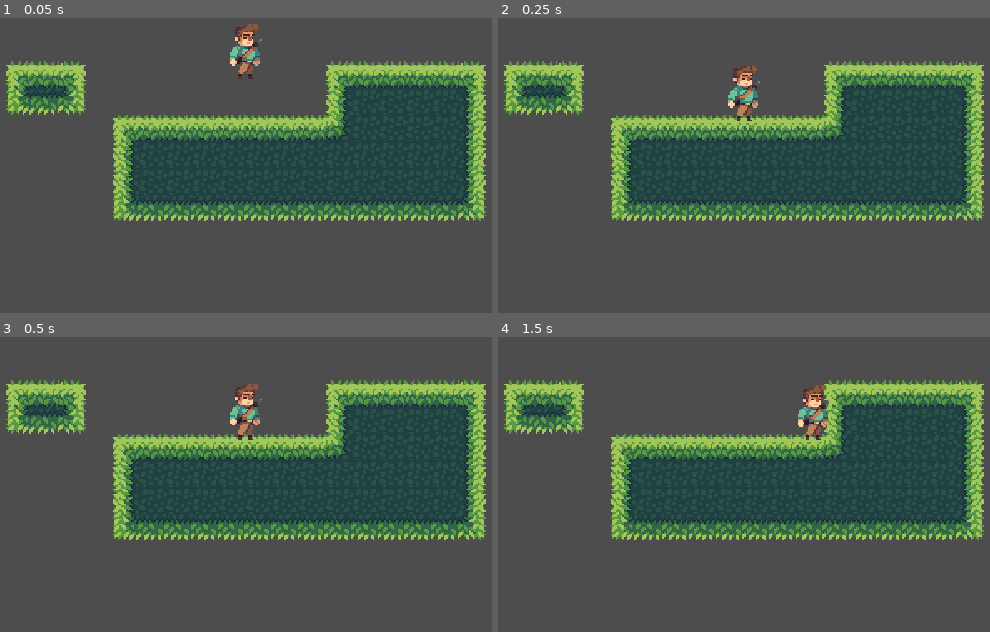
Above: before the commit, frames 1-4 (two rows, left to right).
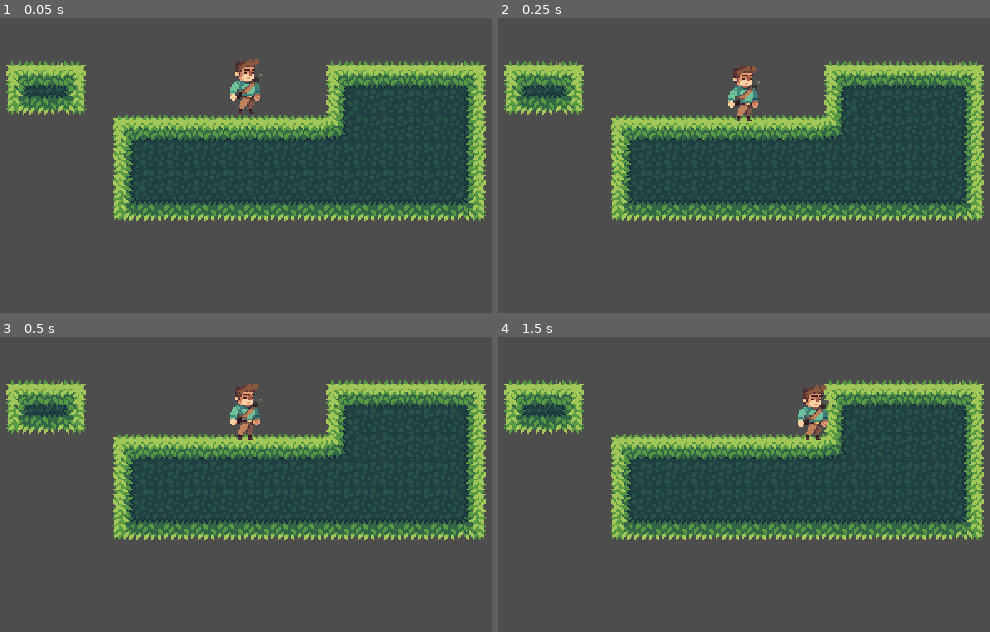
Above: after the commit, the same moments.

Repository: shofiq0023/godot-relic-collector
Game: Godot game, scene res://Scenes/Main.tscn
The game is run twice, just before and just after one commit, with the same random seed, the same clock (stepped at 60 frames per second) and the same inputs.
Inputs:
- Up to frame 1 (0.05 s): no input
- Up to frame 2 (0.25 s): no input
- Up to frame 3 (0.5 s): no input
- Up to frame 4 (1.5 s): tap Enter at 0.5 s; hold Right (move_right) from 0.53 s (still down); tap Space (jump) at 0.77 s

The runs differ from the first frame. In frame 1, 1.2% of the frame differs, in the area x 46-54%, y 2-33%; in frame 2, nothing differs; in frame 3, nothing differs; in frame 4, nothing differs.

Commit message:
extracted player to its own scene

Diff:
--- a/Resources/TileMap/jungle-tile-map.tres
+++ b/Resources/TileMap/jungle-tile-map.tres
@@ -1,6 +1,6 @@
 [gd_resource type="TileSet" load_steps=3 format=3 uid="uid://dorjy1t4jrwge"]
 
-[ext_resource type="Texture2D" uid="uid://d03pholuvmcss" path="res://Assets/Tileset/jungle-tileset.png" id="1_qliq6"]
+[ext_resource type="Texture2D" uid="uid://d03pholuvmcss" path="res://assets/Tileset/jungle-tileset.png" id="1_qliq6"]
 
 [sub_resource type="TileSetAtlasSource" id="TileSetAtlasSource_5llk3"]
 texture = ExtResource("1_qliq6")
--- a/Scenes/Main.tscn
+++ b/Scenes/Main.tscn
@@ -1,104 +1,7 @@
-[gd_scene load_steps=18 format=3 uid="uid://bgtvo2sqi7obp"]
+[gd_scene load_steps=3 format=3 uid="uid://bgtvo2sqi7obp"]
 
 [ext_resource type="TileSet" uid="uid://dorjy1t4jrwge" path="res://Resources/TileMap/jungle-tile-map.tres" id="1_yymb5"]
-[ext_resource type="Script" path="res://Scripts/Player.gd" id="2_hyrn6"]
-[ext_resource type="Texture2D" uid="uid://cmljc0088ivbg" path="res://Assets/Player/idle.png" id="2_p61rq"]
-
-[sub_resource type="AtlasTexture" id="AtlasTexture_okdm5"]
-atlas = ExtResource("2_p61rq")
-region = Rect2(0, 0, 19, 34)
-
-[sub_resource type="AtlasTexture" id="AtlasTexture_5ttue"]
-atlas = ExtResource("2_p61rq")
-region = Rect2(19, 0, 19, 34)
-
-[sub_resource type="AtlasTexture" id="AtlasTexture_d7nqg"]
-atlas = ExtResource("2_p61rq")
-region = Rect2(38, 0, 19, 34)
-
-[sub_resource type="AtlasTexture" id="AtlasTexture_cbifl"]
-atlas = ExtResource("2_p61rq")
-region = Rect2(57, 0, 19, 34)
-
-[sub_resource type="AtlasTexture" id="AtlasTexture_fhiph"]
-atlas = ExtResource("2_p61rq")
-region = Rect2(76, 0, 19, 34)
-
-[sub_resource type="AtlasTexture" id="AtlasTexture_hff8i"]
-atlas = ExtResource("2_p61rq")
-region = Rect2(95, 0, 19, 34)
-
-[sub_resource type="AtlasTexture" id="AtlasTexture_h5iso"]
-atlas = ExtResource("2_p61rq")
-region = Rect2(114, 0, 19, 34)
-
-[sub_resource type="AtlasTexture" id="AtlasTexture_3bso3"]
-atlas = ExtResource("2_p61rq")
-region = Rect2(133, 0, 19, 34)
-
-[sub_resource type="AtlasTexture" id="AtlasTexture_vcbku"]
-atlas = ExtResource("2_p61rq")
-region = Rect2(152, 0, 19, 34)
-
-[sub_resource type="AtlasTexture" id="AtlasTexture_lkwg7"]
-atlas = ExtResource("2_p61rq")
-region = Rect2(171, 0, 19, 34)
-
-[sub_resource type="AtlasTexture" id="AtlasTexture_yc131"]
-atlas = ExtResource("2_p61rq")
-region = Rect2(190, 0, 19, 34)
-
-[sub_resource type="AtlasTexture" id="AtlasTexture_gaikn"]
-atlas = ExtResource("2_p61rq")
-region = Rect2(209, 0, 19, 34)
-
-[sub_resource type="SpriteFrames" id="SpriteFrames_bu51k"]
-animations = [{
-"frames": [{
-"duration": 1.0,
-"texture": SubResource("AtlasTexture_okdm5")
-}, {
-"duration": 1.0,
-"texture": SubResource("AtlasTexture_5ttue")
-}, {
-"duration": 1.0,
-"texture": SubResource("AtlasTexture_d7nqg")
-}, {
-"duration": 1.0,
-"texture": SubResource("AtlasTexture_cbifl")
-}, {
-"duration": 1.0,
-"texture": SubResource("AtlasTexture_fhiph")
-}, {
-"duration": 1.0,
-"texture": SubResource("AtlasTexture_hff8i")
-}, {
-"duration": 1.0,
-"texture": SubResource("AtlasTexture_h5iso")
-}, {
-"duration": 1.0,
-"texture": SubResource("AtlasTexture_3bso3")
-}, {
-"duration": 1.0,
-"texture": SubResource("AtlasTexture_vcbku")
-}, {
-"duration": 1.0,
-"texture": SubResource("AtlasTexture_lkwg7")
-}, {
-"duration": 1.0,
-"texture": SubResource("AtlasTexture_yc131")
-}, {
-"duration": 1.0,
-"texture": SubResource("AtlasTexture_gaikn")
-}],
-"loop": true,
-"name": &"idle",
-"speed": 8.0
-}]
-
-[sub_resource type="CapsuleShape2D" id="CapsuleShape2D_qtlyc"]
-radius = 7.0
-height = 34.0
+[ext_resource type="PackedScene" uid="uid://b77t7d3g3cpc4" path="res://Scenes/Player.tscn" id="2_4v1gi"]
 
 [node name="Main" type="Node2D"]
 
@@ -107,17 +10,7 @@
 format = 2
 layer_0/tile_data = PackedInt32Array(262152, 393216, 10, 196616, 393216, 9, 131080, 393216, 9, 65544, 393216, 9, 262151 …(1287 unchanged characters)…
 
-[node name="Player" type="CharacterBody2D" parent="."]
-position = Vector2(0, -24)
-script = ExtResource("2_hyrn6")
-
-[node name="AnimatedSprite2D" type="AnimatedSprite2D" parent="Player"]
-sprite_frames = SubResource("SpriteFrames_bu51k")
-animation = &"idle"
-autoplay = "idle"
-frame_progress = 0.784381
-
-[node name="CollisionShape2D" type="CollisionShape2D" parent="Player"]
-shape = SubResource("CapsuleShape2D_qtlyc")
+[node name="Player" parent="." instance=ExtResource("2_4v1gi")]
+position = Vector2(0, -3)
 
 [node name="Camera2D" type="Camera2D" parent="."]
--- /dev/null
+++ b/Scenes/Player.tscn
@@ -0,0 +1,112 @@
+[gd_scene load_steps=17 format=3 uid="uid://b77t7d3g3cpc4"]
+
+[ext_resource type="Script" path="res://Scripts/Player.gd" id="1_wk4xd"]
+[ext_resource type="Texture2D" uid="uid://cmljc0088ivbg" path="res://assets/Player/idle.png" id="2_caxwh"]
+
+[sub_resource type="AtlasTexture" id="AtlasTexture_okdm5"]
+atlas = ExtResource("2_caxwh")
+region = Rect2(0, 0, 19, 34)
+
+[sub_resource type="AtlasTexture" id="AtlasTexture_5ttue"]
+atlas = ExtResource("2_caxwh")
+region = Rect2(19, 0, 19, 34)
+
+[sub_resource type="AtlasTexture" id="AtlasTexture_d7nqg"]
+atlas = ExtResource("2_caxwh")
+region = Rect2(38, 0, 19, 34)
+
+[sub_resource type="AtlasTexture" id="AtlasTexture_cbifl"]
+atlas = ExtResource("2_caxwh")
+region = Rect2(57, 0, 19, 34)
+
+[sub_resource type="AtlasTexture" id="AtlasTexture_fhiph"]
+atlas = ExtResource("2_caxwh")
+region = Rect2(76, 0, 19, 34)
+
+[sub_resource type="AtlasTexture" id="AtlasTexture_hff8i"]
+atlas = ExtResource("2_caxwh")
+region = Rect2(95, 0, 19, 34)
+
+[sub_resource type="AtlasTexture" id="AtlasTexture_h5iso"]
+atlas = ExtResource("2_caxwh")
+region = Rect2(114, 0, 19, 34)
+
+[sub_resource type="AtlasTexture" id="AtlasTexture_3bso3"]
+atlas = ExtResource("2_caxwh")
+region = Rect2(133, 0, 19, 34)
+
+[sub_resource type="AtlasTexture" id="AtlasTexture_vcbku"]
+atlas = ExtResource("2_caxwh")
+region = Rect2(152, 0, 19, 34)
+
+[sub_resource type="AtlasTexture" id="AtlasTexture_lkwg7"]
+atlas = ExtResource("2_caxwh")
+region = Rect2(171, 0, 19, 34)
+
+[sub_resource type="AtlasTexture" id="AtlasTexture_yc131"]
+atlas = ExtResource("2_caxwh")
+region = Rect2(190, 0, 19, 34)
+
+[sub_resource type="AtlasTexture" id="AtlasTexture_gaikn"]
+atlas = ExtResource("2_caxwh")
+region = Rect2(209, 0, 19, 34)
+
+[sub_resource type="SpriteFrames" id="SpriteFrames_bu51k"]
+animations = [{
+"frames": [{
+"duration": 1.0,
+"texture": SubResource("AtlasTexture_okdm5")
+}, {
+"duration": 1.0,
+"texture": SubResource("AtlasTexture_5ttue")
+}, {
+"duration": 1.0,
+"texture": SubResource("AtlasTexture_d7nqg")
+}, {
+"duration": 1.0,
+"texture": SubResource("AtlasTexture_cbifl")
+}, {
+"duration": 1.0,
+"texture": SubResource("AtlasTexture_fhiph")
+}, {
+"duration": 1.0,
+"texture": SubResource("AtlasTexture_hff8i")
+}, {
+"duration": 1.0,
+"texture": SubResource("AtlasTexture_h5iso")
+}, {
+"duration": 1.0,
+"texture": SubResource("AtlasTexture_3bso3")
+}, {
+"duration": 1.0,
+"texture": SubResource("AtlasTexture_vcbku")
+}, {
+"duration": 1.0,
+"texture": SubResource("AtlasTexture_lkwg7")
+}, {
+"duration": 1.0,
+"texture": SubResource("AtlasTexture_yc131")
+}, {
+"duration": 1.0,
+"texture": SubResource("AtlasTexture_gaikn")
+}],
+"loop": true,
+"name": &"idle",
+"speed": 8.0
+}]
+
+[sub_resource type="CapsuleShape2D" id="CapsuleShape2D_qtlyc"]
+radius = 7.0
+height = 34.0
+
+[node name="Player" type="CharacterBody2D"]
+script = ExtResource("1_wk4xd")
+
+[node name="AnimatedSprite2D" type="AnimatedSprite2D" parent="."]
+sprite_frames = SubResource("SpriteFrames_bu51k")
+animation = &"idle"
+autoplay = "idle"
+frame_progress = 0.784381
+
+[node name="CollisionShape2D" type="CollisionShape2D" parent="."]
+shape = SubResource("CapsuleShape2D_qtlyc")
Not shown, changed: assets/Parallax BG/plx-1.png.import
Not shown, changed: assets/Parallax BG/plx-2.png.import
Not shown, changed: assets/Parallax BG/plx-3.png.import
Not shown, changed: assets/Parallax BG/plx-4.png.import
Not shown, changed: assets/Parallax BG/plx-5.png.import
Not shown, changed: assets/Player/full jump animation.png.import
Not shown, changed: assets/Player/idle.png.import
Not shown, changed: assets/Player/ledge grab.png.import
Not shown, changed: assets/Player/run.png.import
Not shown, changed: assets/Tileset/jungle-tileset.png.import
